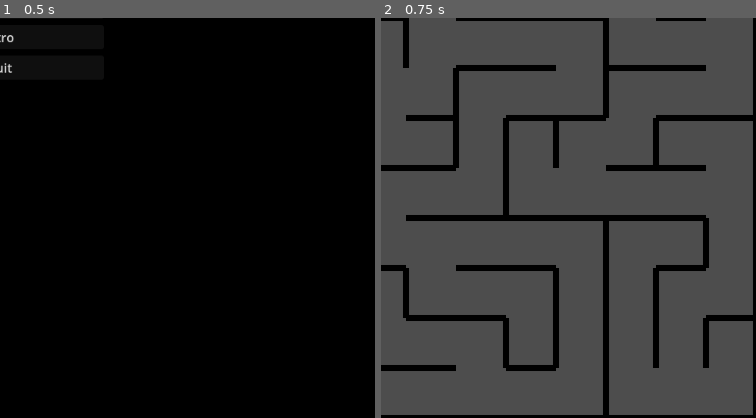
Above: before the commit, frames 1-2 (left to right).
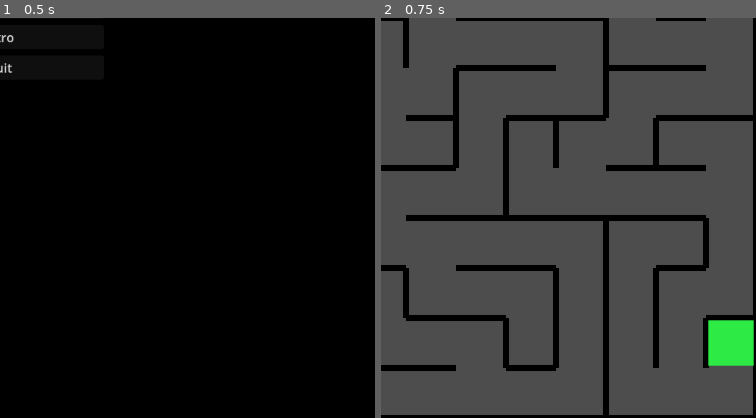
Above: after the commit, the same moments.

Repository: gkim14/CS471_LawlorsLabyrinth
Game: Godot game, scene res://scenes/StartScreen.tscn
Same seed, same stepped clock (60 frames per second), same inputs: the game is played once before the commit and once after it. The engine's default icon, where the game draws it, is replaced by a stand-in: a white triangle on a blue panel in a dark square.
Inputs:
- Up to frame 1 (0.5 s): no input
- Up to frame 2 (0.75 s): click "Play" at 0.5 s
The pictures show only the part of the screen within x 50-100%, y 50-100%; the shares and areas given below are measured in that part.

Frame 1 is identical in both runs. In frame 2, 1.4% of the frame differs, in the area x 87-100%, y 75-87%.

Commit message:
added color to exit

Diff:
--- a/scenes/Exit.tscn
+++ b/scenes/Exit.tscn
@@ -1,6 +1,7 @@
-[gd_scene load_steps=3 format=3 uid="uid://fpxqq4c0mdh5"]
+[gd_scene load_steps=4 format=3 uid="uid://fpxqq4c0mdh5"]
 
 [ext_resource type="Script" uid="uid://dwpj0u0cbbiey" path="res://scripts/exit.gd" id="1_c4vl1"]
+[ext_resource type="Texture2D" uid="uid://dxvwnhetg4oab" path="res://assets/Exit.png" id="2_c8tsr"]
 
 [sub_resource type="RectangleShape2D" id="RectangleShape2D_yhnsb"]
 
@@ -8,8 +9,11 @@
 script = ExtResource("1_c4vl1")
 
 [node name="Sprite2D" type="Sprite2D" parent="."]
+scale = Vector2(0.919158, 0.919158)
+texture = ExtResource("2_c8tsr")
 
 [node name="CollisionShape2D" type="CollisionShape2D" parent="."]
+scale = Vector2(2.93461, 2.93461)
 shape = SubResource("RectangleShape2D_yhnsb")
 
 [connection signal="body_entered" from="." to="." method="_on_body_entered"]
Binary file added: assets/Exit.png
Not shown, added: assets/Exit.png.import
